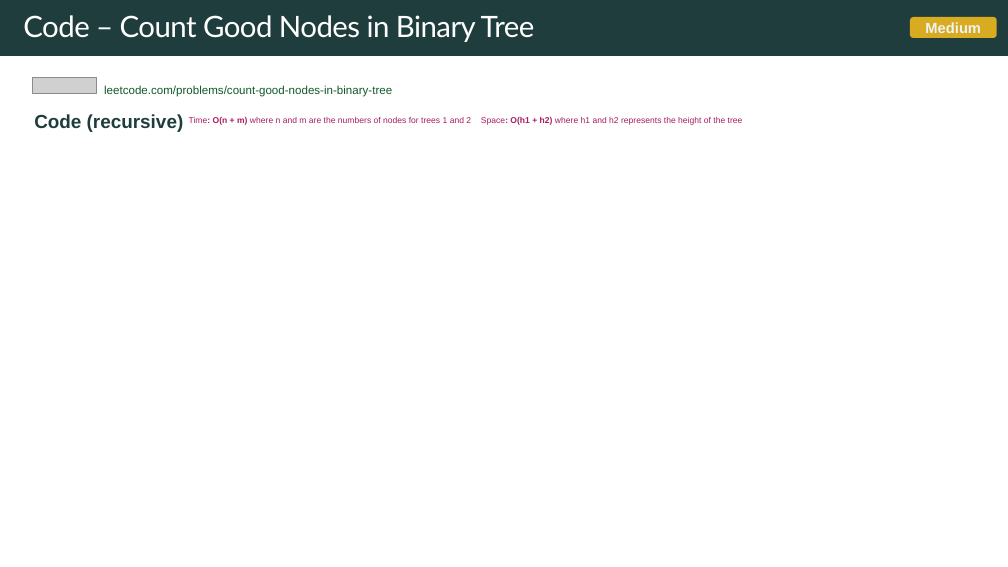
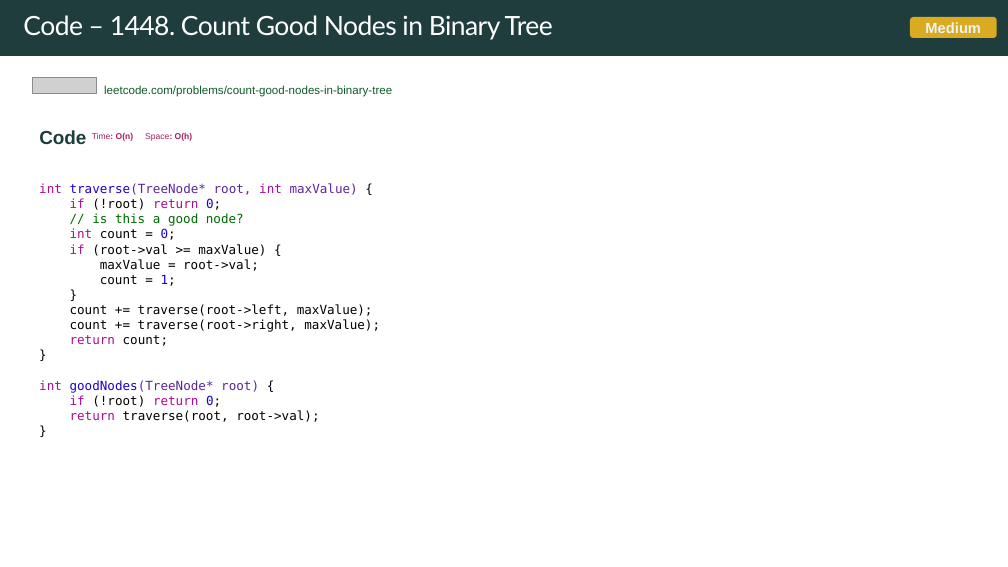
Before and after one commit to rfdavid/coding-interview-handbook-cpp, a slide deck: slide 187 of Algorithm and problem Solving Cheatsheet.pptm (slide 175 before the commit). Drawn at 1008x567 pixels with LibreOffice and Linux fonts; fonts in the diff are those of the drawing; grey boxes stand for pictures. Boxes give left, top, right and bottom in pixels: in the first picture for what was removed or moved away, otherwise in the second. Text is boxed around its words. In the diff, an @@ line names an element or a change of style, - is before the commit and + after.

```diff
--- a/Algorithm and problem Solving Cheatsheet.pptm
+++ b/Algorithm and problem Solving Cheatsheet.pptm
@@ title at (x1=23, y1=15, x2=553, y2=40): text changed; size 28 to 25.2 pt @@
-Code – Count Good Nodes in Binary Tree
+Code – 1448. Count Good Nodes in Binary Tree
@@ text at (x1=39, y1=130, x2=193, y2=144): text changed; bold on @@
-Code (recursive) Time: O(n + m) where n and m are the numbers of nodes for trees 1 and 2 Space: O(h1 + h2) where h1 and h2 represents the height of the tree
+Code Time: O(n) Space: O(h)
@@ text added at (x1=39, y1=183, x2=380, y2=422), 12 pt, text #000000 @@
+int traverse(TreeNode* root, int maxValue) {
+if (!root) return 0;
+// is this a good node?
+int count = 0;
+if (root->val >= maxValue) {
+maxValue = root->val;
+count = 1;
+}
+count += traverse(root->left, maxValue);
+count += traverse(root->right, maxValue);
+return count;
+}
+int goodNodes(TreeNode* root) {
+if (!root) return 0;
+return traverse(root, root->val);
+}
```
Also in this commit, not shown: 16 other slides changed, 24 slides added, 2 slides removed, 15 other files.
